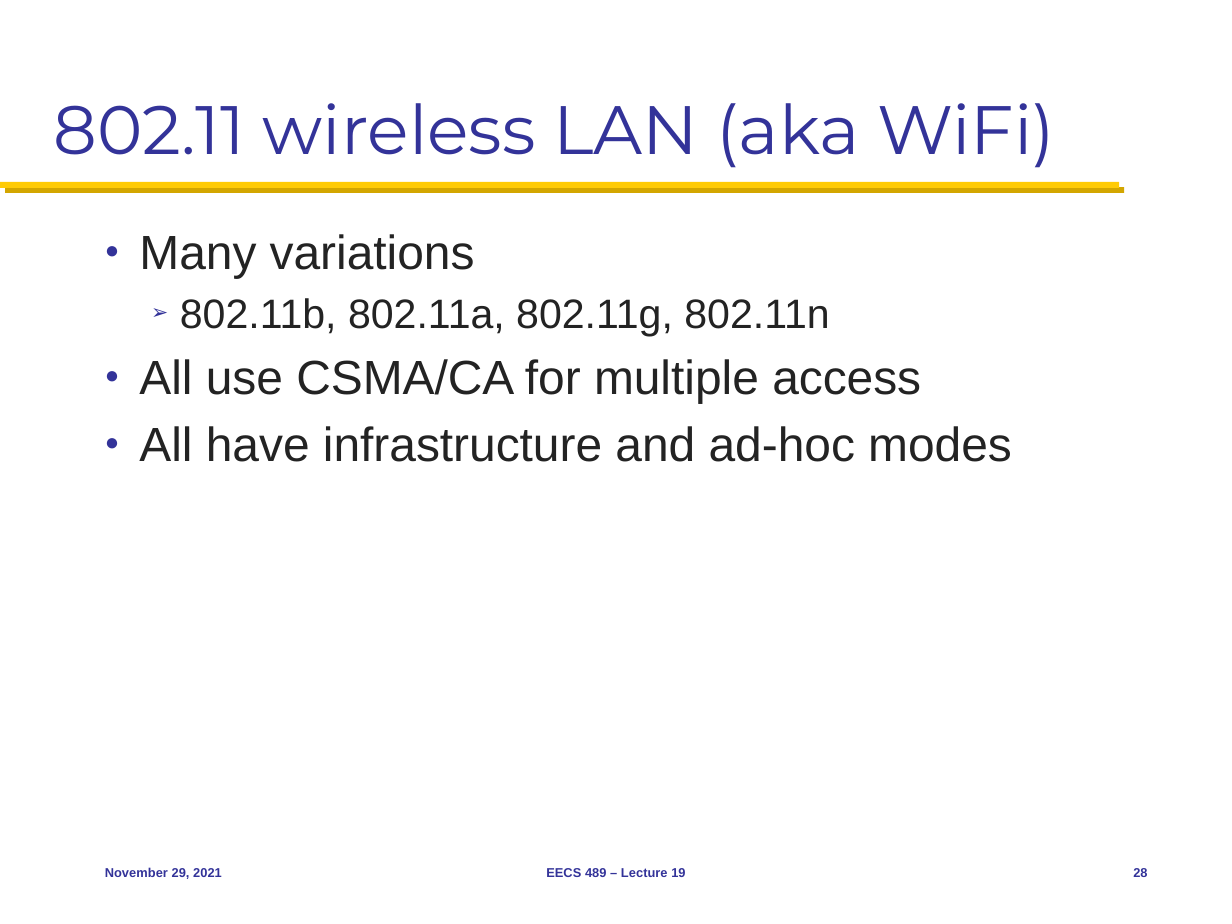
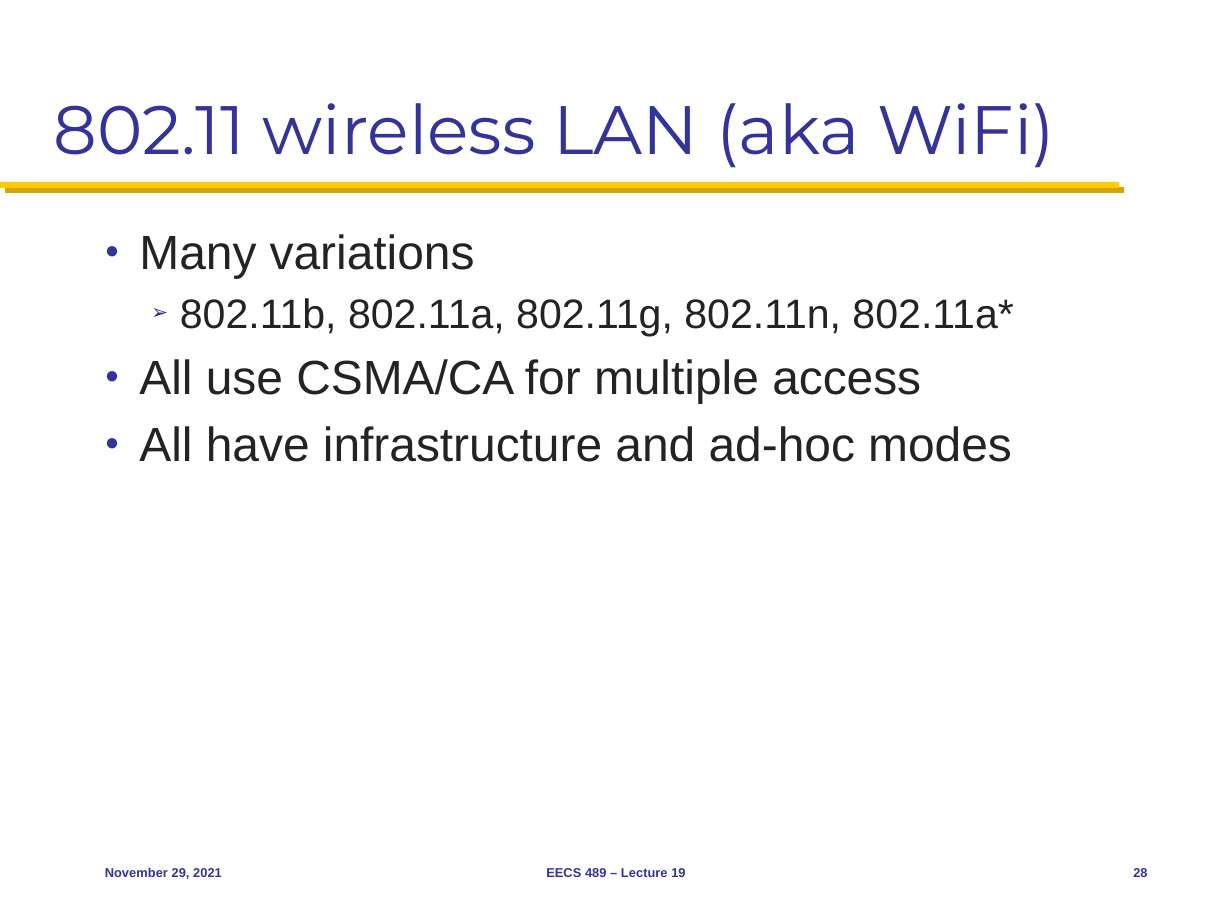
Before and after one commit to mosharaf/eecs489, a slide deck: slide 28 of Slides/112921.pptx. Drawn at 1232x924 pixels with LibreOffice and Linux fonts; fonts in the diff are those of the drawing. Boxes give left, top, right and bottom in pixels: in the first picture for what was removed or moved away, otherwise in the second. Text is boxed around its words. In the diff, an @@ line names an element or a change of style, - is before the commit and + after.

```diff
--- a/Slides/112921.pptx
+++ b/Slides/112921.pptx
@@ text at [180, 298, 1013, 336]: text changed @@
-  ➢ 802.11b, 802.11a, 802.11g, 802.11n
+  ➢ 802.11b, 802.11a, 802.11g, 802.11n, 802.11a*
```
Also in this commit, not shown: 3 other slides changed, 1 slide added.
